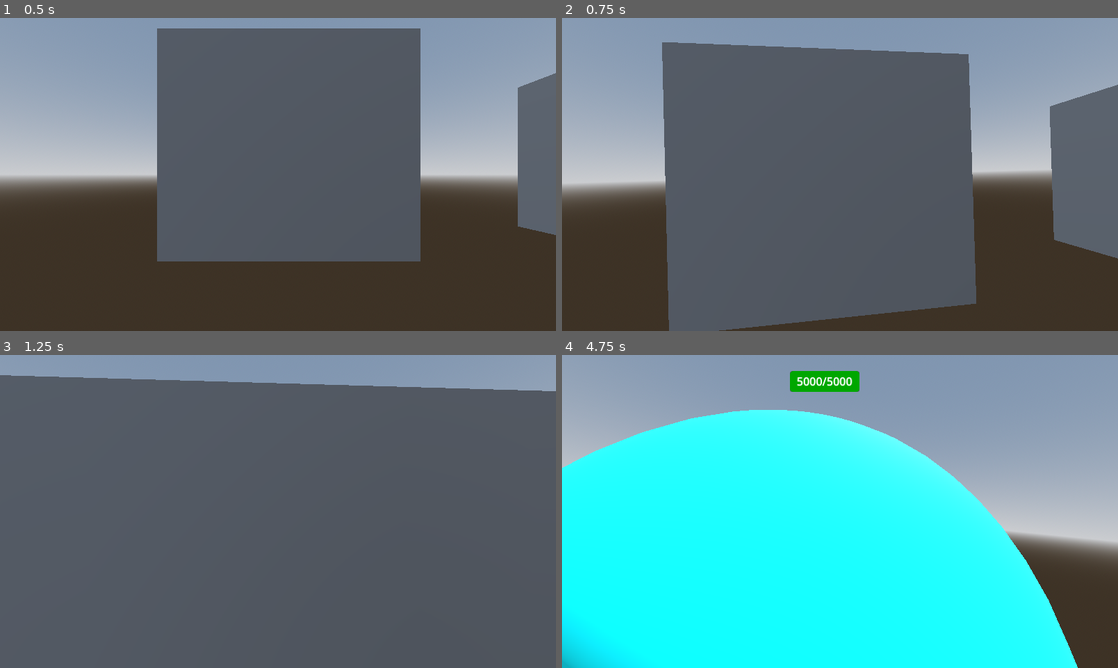
Above: before the commit, frames 1-4 (two rows, left to right).
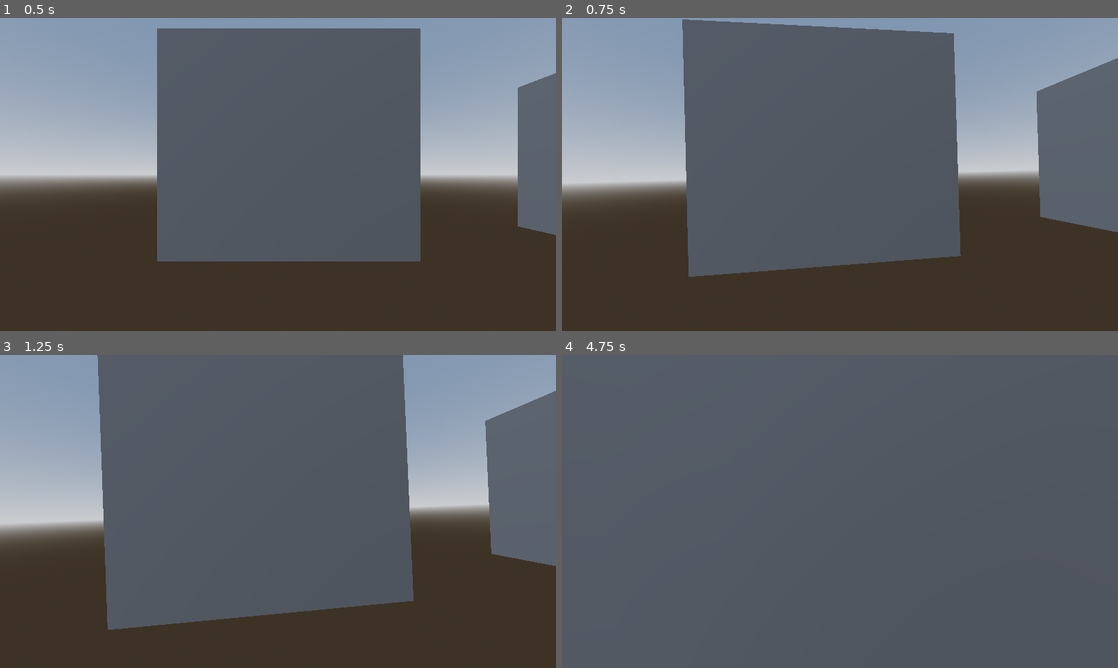
Above: after the commit, the same moments.

Repository: john-mathews/fpstd
Game: Godot game, scene res://level.tscn
Two runs of this game, one before a commit and one after it. Both use one fixed random seed, a clock stepped at 60 frames per second and the inputs below.
Inputs (mouse positions are in pixels of both pictures, inside the frame that each line leads up to):
- Up to frame 1 (0.5 s): no input
- Up to frame 2 (0.75 s): move the mouse to (867, 174) at 0.52 s; hold W (move_forward) from 0.53 s (still down); tap Space (jump) at 0.6 s
- Up to frame 3 (1.25 s): keep holding W (move_forward); tap Space (jump) at 0.77, 1.07 s
- Up to frame 4 (4.75 s): keep holding W (move_forward); move the mouse to (812, 511) at 1.27 s; click (812, 511) at 1.35 s; tap Space (jump) at 1.52, 1.55, 1.82, 2.3, 2.85, 3.02, 3.32, 3.77, 3.8, 4.07, 4.52, 4.55 s; move the mouse to (851, 505) at 2.02 s; tap E (weapon_toggle) at 2.1, 4.35 s; move the mouse to (834, 517) at 2.77 s; move the mouse to (878, 514) at 3.52 s; click (878, 514) at 3.6 s; move the mouse to (795, 508) at 4.27 s

Frame 1 is identical in both runs. In frame 2, 20% of the frame differs, in the area x 18-100%, y 0-100%; in frame 3, 48%; in frame 4, 100%, in the area x 0-100%, y 0-100%.

Commit message:
hopefully not broken already

Diff:
--- /dev/null
+++ b/Components/stat_tracker.gd
@@ -0,0 +1,5 @@
+class_name Stats extends RefCounted
+
+var damage_done := 0
+var damage_taken := 0
+var kills := 0
--- /dev/null
+++ b/Entities/Characters/Resources/character_model.gd
@@ -0,0 +1,22 @@
+class_name CharacterData extends Resource
+
+enum CharacterTypes {
+	CORE,
+	TOWER,
+	ENEMY,
+	PLAYER
+}
+
+enum MoveTypes {
+	STATIC,
+	GROUND,
+	AIR
+}
+
+@export var max_health := 100
+#@export var weapons: Array[Weapon]
+@export var character_type: CharacterTypes
+@export var movement_speed := 5
+@export var jump_strength := 8
+@export var max_jumps := 1
+@export var movement_type: MoveTypes
--- a/Entities/Characters/base_character.gd
+++ b/Entities/Characters/base_character.gd
@@ -1,7 +1,16 @@
 class_name BaseCharacter extends CharacterBody3D
 
-@export_subgroup("Health")
-@export var max_health := 100
+@export_subgroup("Model")
+@export var model: CharacterData
+
+var max_health: int:
+	get():
+		if model != null:
+			return model.max_health
+		else:
+			print_debug('no Character Data Model')
+			return 1
+
 var current_health: int:
 	get():
 		if health_component != null:
@@ -10,18 +19,37 @@
 			print_debug('no health component')
 			return 1
 
-@export_subgroup("Movement")
-@export var movement_speed := 5
-@export var jump_strength := 8
-@export var max_jumps := 1
+var movement_speed: int:
+	get():
+		if model != null:
+			return model.movement_speed
+		else:
+			print_debug('no Character Data Model')
+			return 1
+
+var jump_strength: int:
+	get():
+		if model != null:
+			return model.jump_strength
+		else:
+			print_debug('no Character Data Model')
+			return 1
+
+var max_jumps: int:
+	get():
+		if model != null:
+			return model.max_jumps
+		else:
+			print_debug('no Character Data Model')
+			return 1
 
 @export_subgroup("Nodes")
 #This is type node so that it can be a Sprite3d for towers, enemies, core
 #But can be a ui element for player.
 #update_health_bar func required
-@export var health_bar : Node
+@export var health_bar: Node
 
-var health_component : HealthComponent
+var health_component: HealthComponent
 
 func _init() -> void:
 	health_component = HealthComponent.new(max_health)
--- a/level.tscn
+++ b/level.tscn
@@ -52,14 +52,14 @@
 transform = Transform3D(1, 0, 0, 0, 1, 0, 0, 0, 1, 0.263794, 2.7023, 8.67542)
 size = Vector3(6.46362, 5.71066, 1)
 
-[node name="Tower" parent="." instance=ExtResource("1_oi3di")]
+[node name="Tower" parent="." groups=["Tower"] instance=ExtResource("1_oi3di")]
 transform = Transform3D(1, 0, 0, 0, 1, 0, 0, 0, 1, 0, 2.32358, 5.00953)
 
 [node name="Player" parent="." instance=ExtResource("1_u52ul")]
 transform = Transform3D(1, 0, 0, 0, 1, 0, 0, 0, 1, 0, 1.28485, 0)
 collision_layer = 2
 
-[node name="Enemy" parent="." instance=ExtResource("2_vonw3")]
+[node name="Enemy" parent="." groups=["Enemy"] instance=ExtResource("2_vonw3")]
 transform = Transform3D(1, 0, 0, 0, 1, 0, 0, 0, 1, 0, 1.31842, 12.7565)
 
 [node name="Core" parent="." instance=ExtResource("4_0b4ue")]
--- a/project.godot
+++ b/project.godot
@@ -23,6 +23,8 @@
 [global_group]
 
 Player=""
+Enemy=""
+Tower=""
 
 [input]
 
Not shown, added: Components/stat_tracker.gd.uid
Not shown, added: Entities/Characters/Resources/character_model.gd.uid
